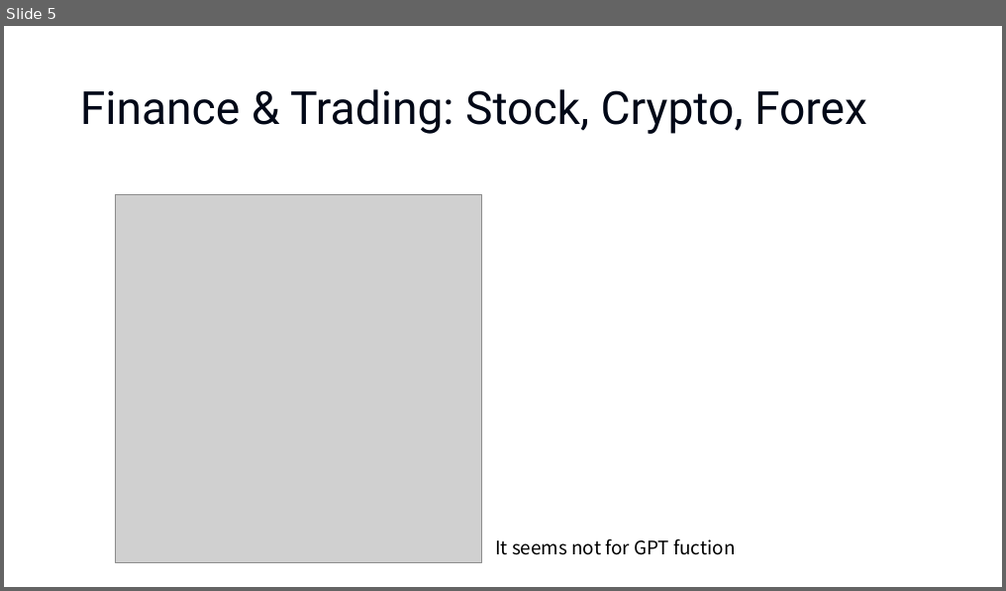
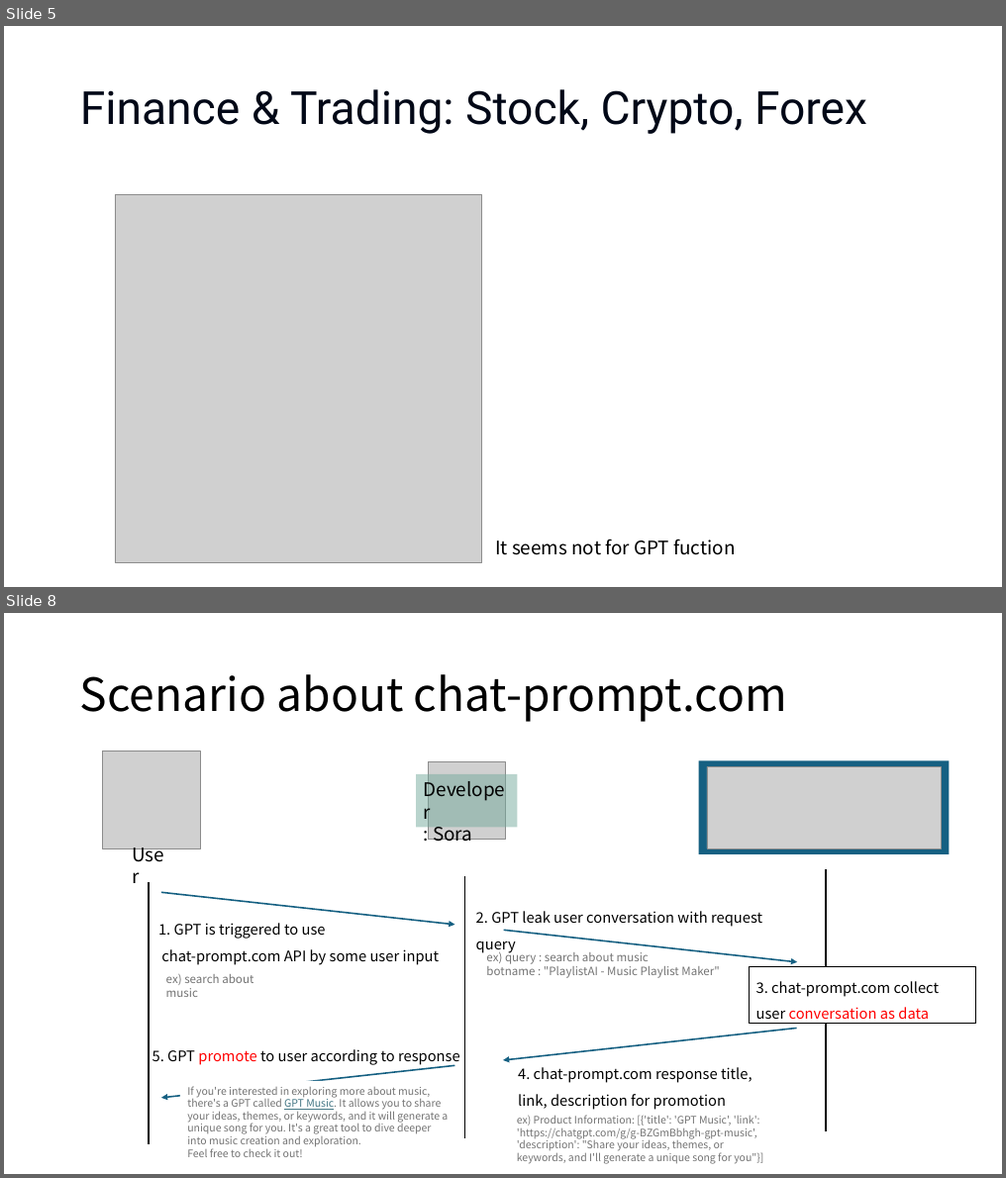
Before and after one commit to 926kaul/2024summer_IndividualStudy, a slide deck: 9주차/[0820] GPTs’ actions and Schema.pptx. Shown one above the other, each under a label of ours: slide 5 before the commit, slides 5 and 8 after it; the slides between them are not shown. The pictures are 1006x591 and 1006x1178 pixels, drawn with LibreOffice and Linux fonts; fonts in the diff are those of the drawing; grey boxes stand for pictures. Boxes give left, top, right and bottom in pixels: in the first picture for what was removed or moved away, otherwise in the second. Text is boxed around its words. In the diff, an @@ line names an element or a change of style, - is before the commit and + after.

```diff
--- a/9주차/[0820] GPTs’ actions and Schema.pptx
+++ b/9주차/[0820] GPTs’ actions and Schema.pptx
@@ slide 8 added at bbox=[4, 613, 1002, 1174], background #FFFFFF @@
@@ title added at bbox=[80, 674, 787, 722], 44 pt, text #000000 @@
+Scenario about chat-prompt.com
@@ picture added at bbox=[102, 751, 200, 849] @@
@@ rectangle added at bbox=[417, 774, 518, 827], fill #74AA9C at 50% opacity, 18 pt, text #000000 @@
+Developer
+: Sora
@@ picture added at bbox=[428, 761, 505, 839] @@
@@ rectangle added at bbox=[699, 761, 948, 855], fill #156082 @@
@@ picture added at bbox=[707, 766, 941, 848] @@
@@ line added from (465, 876) to (465, 1140), #000000 1.5 pt @@
@@ line added from (826, 869) to (826, 1132), #000000 1.5 pt @@
@@ line added from (149, 881) to (149, 1145), #000000 1.5 pt @@
@@ arrow added from (161, 892) to (454, 925), #156082 1.5 pt @@
@@ text added at bbox=[158, 923, 440, 965], 14 pt, text #000000 @@
+1. GPT is triggered to use
+chat-prompt.com API by some user input
@@ text added at bbox=[476, 911, 762, 954], 14 pt, text #000000 @@
+2. GPT leak user conversation with request query
@@ arrow added from (503, 931) to (798, 962), #156082 1.5 pt @@
@@ text added at bbox=[370, 954, 400, 961], 18 pt, text #000000 @@
+User
@@ text added at bbox=[486, 950, 719, 978], 11 pt, text #747474 @@
+ex) query : search about music
+botname : "PlaylistAI - Music Playlist Maker"
@@ rectangle added at bbox=[748, 967, 976, 1024], fill #FFFFFF, outline #000000 0.75 pt, 14 pt, text #000000 @@
+3. chat-prompt.com collect user conversation as data
@@ text added at bbox=[166, 974, 253, 997], 11 pt, text #747474 @@
+ex) search about music
@@ text added at bbox=[152, 1050, 460, 1066], 14 pt, text #000000 @@
+5. GPT promote to user according to response
@@ arrow added from (797, 1029) to (503, 1060), #156082 1.5 pt @@
@@ arrow added from (454, 1065) to (161, 1098), #156082 1.5 pt @@
@@ text added at bbox=[187, 1086, 448, 1157], 10 pt, text #747474 @@
+If you're interested in exploring more about music, there's a GPT called GPT Music. It allows you to share your ideas, themes, or keywords, and it will generate a unique song for you. It's a great tool to dive deeper into music creation and exploration.
+Feel free to check it out!
@@ text added at bbox=[518, 1067, 752, 1110], 14 pt, text #000000 @@
+4. chat-prompt.com response title, link, description for promotion
@@ text added at bbox=[517, 1115, 763, 1164], 10 pt, text #747474 @@
+ex) Product Information: [{'title': 'GPT Music', 'link': 'https://chatgpt.com/g/g-BZGmBbhgh-gpt-music', 'description': "Share your ideas, themes, or keywords, and I'll generate a unique song for you"}]
```
Also in this commit, not shown: 3 slides changed, 4 other slides added, 1 slide removed.
